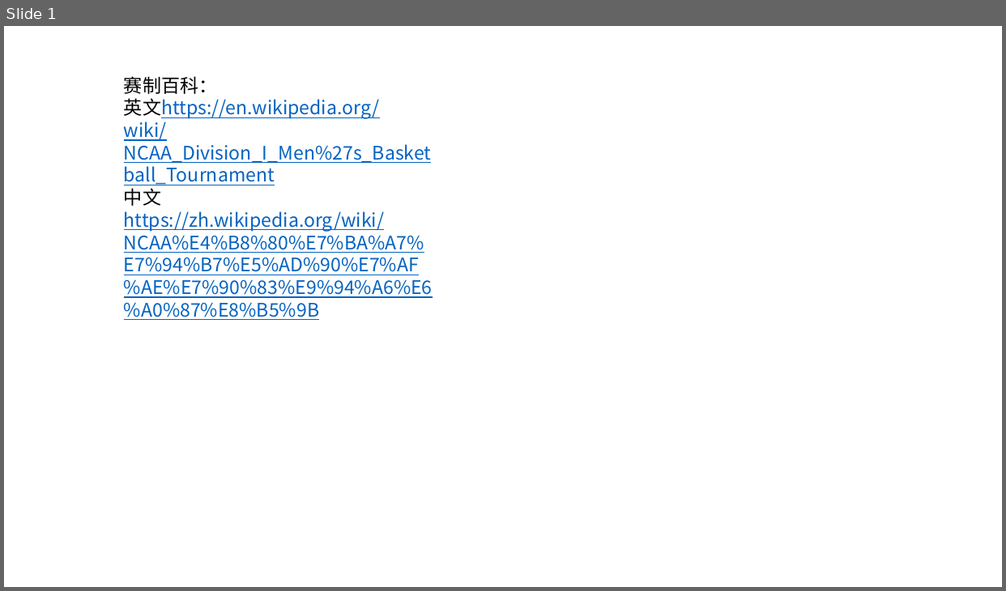
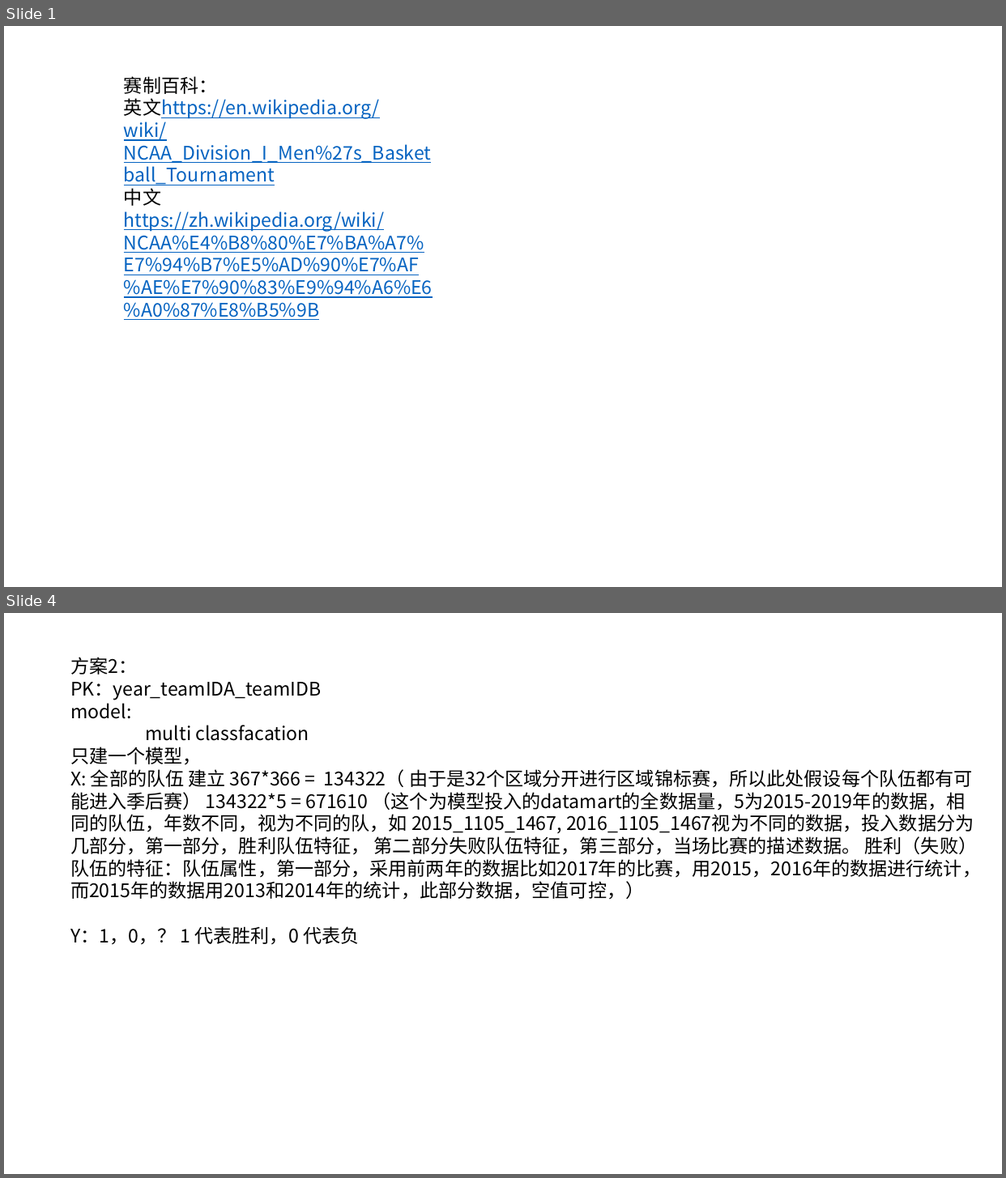
Before and after one commit to liProDS/2020-NCAAM, a slide deck: report/things_memo.pptx. Shown one above the other, each under a label of ours: slide 1 before the commit, slides 1 and 4 after it; the slides between them are not shown. The pictures are 1006x591 and 1006x1178 pixels, drawn with LibreOffice and Linux fonts; fonts in the diff are those of the drawing. Boxes give left, top, right and bottom in pixels: in the first picture for what was removed or moved away, otherwise in the second. Text is boxed around its words. In the diff, an @@ line names an element or a change of style, - is before the commit and + after.

```diff
--- a/report/things_memo.pptx
+++ b/report/things_memo.pptx
@@ slide 4 added at (4, 613, 1002, 1174), background #FFFFFF @@
@@ text added at (70, 657, 981, 945), 18 pt, text #000000 @@
+方案2：
+PK：year_teamIDA_teamIDB
+model:
+multi classfacation
+只建一个模型，
+X: 全部的队伍 建立 367*366 = 134322（ 由于是32个区域分开进行区域锦标赛，所以此处假设每个队伍都有可能进入季后赛） 134322*5 = 671610 （这个为模型投入的datamart的全数据量，5为2015-2019年的数据，相同的队伍，年数不同，视为不同的队，如 2015_1105_1467, 2016_1105_1467视为不同的数据，投入数据分为几部分，第一部分，胜利队伍特征， 第二部分失败队伍特征，第三部分，当场比赛的描述数据。 胜利（失败）队伍的特征：队伍属性，第一部分，采用前两年的数据比如2017年的比赛，用2015，2016年的数据进行统计，而2015年的数据用2013和2014年的统计，此部分数据，空值可控，）
+Y：1，0，？ 1 代表胜利，0 代表负
```
Also in this commit, not shown: 3 other slides added, 3 other files.
